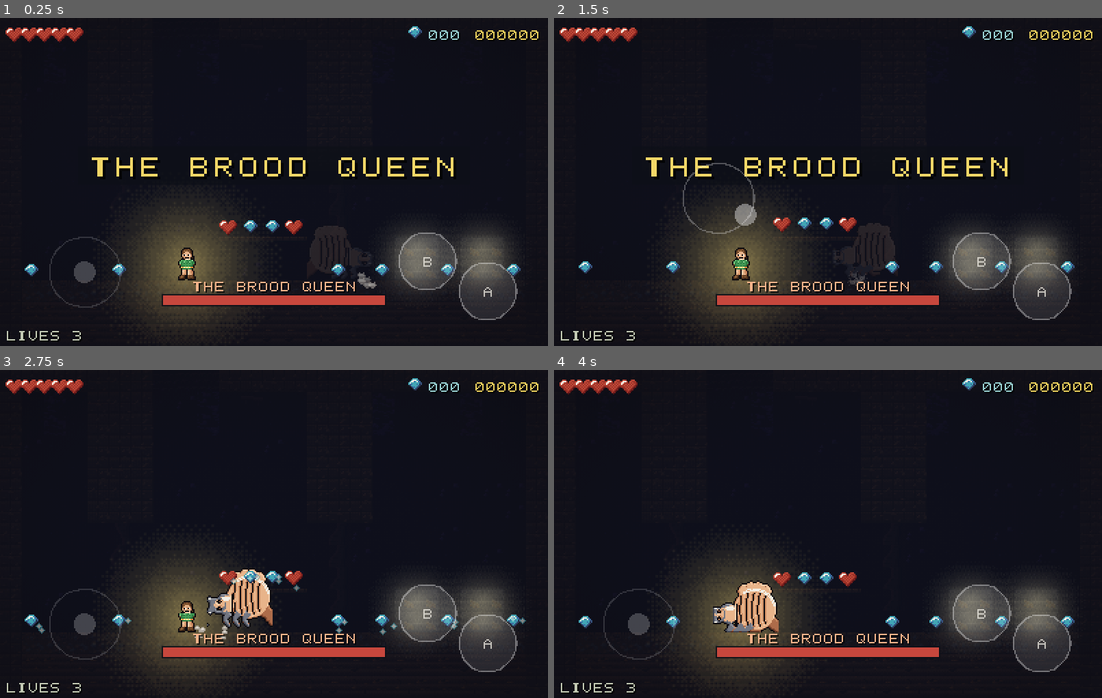
Above: before the commit, frames 1-4 (two rows, left to right).
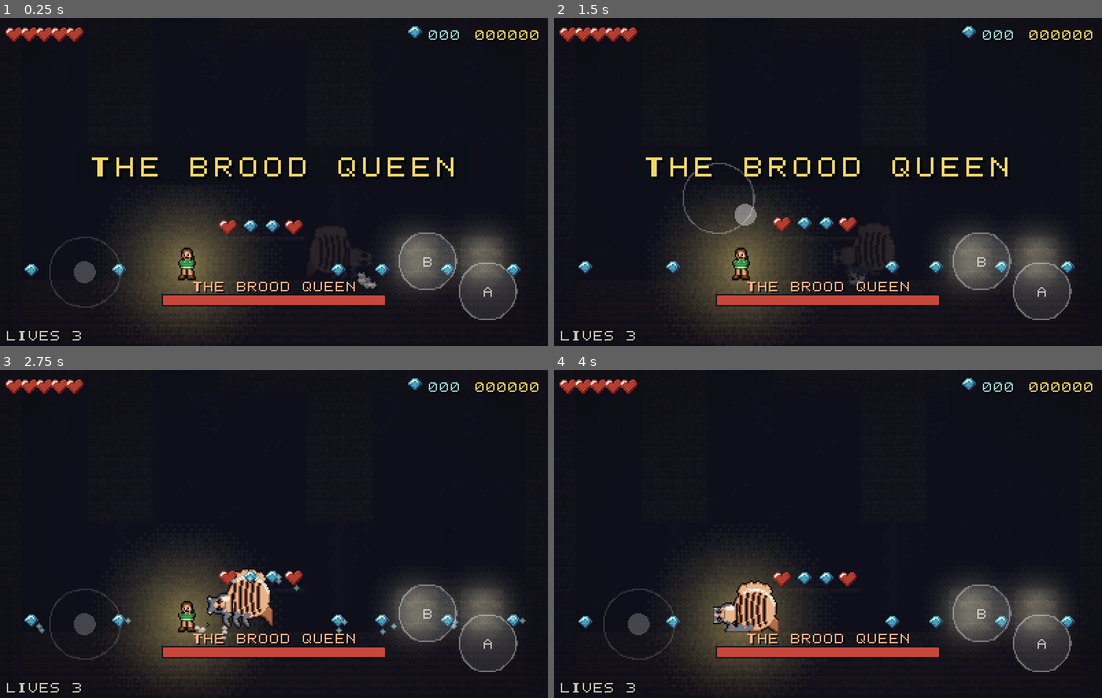
Above: after the commit, the same moments.

Repository: chhx80/kaya_of_the_canopy
Game: Godot game, scene res://tests/integration/boss_brood_queen_runner.tscn
Same seed, same stepped clock (60 frames per second), same inputs: the game is played once before the commit and once after it. This scene is started directly instead of the project's main scene.
Inputs (mouse positions are in pixels of both pictures, inside the frame that each line leads up to):
- Up to frame 1 (0.25 s): no input
- Up to frame 2 (1.5 s): tap Enter (attack) at 0.5 s; move the mouse to (948, 165) at 0.52 s; hold Right (move_right) 0.53-1.25 s; hold Enter (attack) 0.53-1.25 s; click (948, 165) at 0.67 s; tap Space (jump) at 0.77, 1.07 s; drag from (718, 198) to (800, 247) at 1.27 s
- Up to frame 3 (2.75 s): move the mouse to (328, 461) at 2.02 s; hold Left (move_left) from 2.03 s (still down); hold Enter (attack) from 2.03 s (still down)
- Up to frame 4 (4 s): release Left (move_left) at 2.75 s; release Enter (attack) at 2.75 s; drag from (800, 599) to (663, 484) at 2.77 s; move the mouse to (992, 583) at 3.52 s; hold Right (move_right) from 3.53 s (still down); hold Enter (attack) from 3.53 s (still down); tap Space (jump) at 3.77 s

The runs differ from the first frame. In frame 1, less than 0.1% of the frame differs, in the area x 32-36%, y 70-80%; in frame 2, less than 0.1%; in frame 3, 0.5%, in the area x 32-50%, y 60-80%; in frame 4, 0.4%.

Commit message:
Phase C — the beauty pass: selout, honest shadows, lit edges, five skies with weather
Every sprite sheet in the game now carries a selective outline — not a
black ring but the material's own darkest step pulled inward along the
silhouette (24,639 pixels across 16 sheets, none further than 1 px
from the ink) — and the character pops everywhere without reading as a
sticker. The new ramp audit tool scored all twelve ramps on
shadows-shift-cool / highlights-shift-warm and flagged exactly one:
stone merely darkened, and was nudged conservatively on two steps.

The autotiler lights its own edges now: +1 ramp-step top courses on
standable runs and a one-pixel ambient-occlusion row under overhangs,
skipping the six hand-capped variants via their existing rim signal.
Every world gains a near-foreground parallax plane drifting below the
action (grasses, silt, spindrift, root fringe, glass shards) plus
Bayer-banded horizon haze on the far planes; water_top gains a
sparkle-and-foam phase as four more frames of the same tile; 281
obsidian_hot finally pulses like the other worlds' heat; and faint
deterministic motes drift through four worlds (the deeps' spores
already carried the motif). Canopy sway turned out to already exist —
confirmed, not duplicated.

334 tests 0 failed, validate OK, 26/26 tapes byte-identical against
the pre-phase baseline, full itest 791 ALL PASSED twice, tide_maw gate
spot-checked twice. Before/after pairs per world read at full size;
the probe "hashes" turned out to be differential checks all along —
recorded in the CHANGELOG rather than invented.

Co-Authored-By: Claude Fable 5 <noreply@anthropic.com>

Diff:
--- a/assets/palette.json
+++ b/assets/palette.json
@@ -370,14 +370,14 @@
         131
       ],
       [
-        148,
+        154,
         152,
-        162
-      ],
-      [
-        184,
+        156
+      ],
+      [
+        194,
         188,
-        196
+        186
       ]
     ],
     "water": [
--- a/data/tile_anim.json
+++ b/data/tile_anim.json
@@ -15,7 +15,8 @@
     },
     "7": {
       "name": "water_top",
-      "frames": [0, 1, 2, 3],
+      "_note": "Phase C, docs/plan-art-motion.md: frames 8-11 are a sparkle+foam phase of the SAME wave (tools/gen_fx.py::water_sparkle_frame), not a second tile -- 'if a new tile id would be needed, do NOT add one' ruled out a shoreline-foam variant tile outright, so foam is four more frames on water_top instead. The 8-frame cycle alternates plain crest (0-3) with the glinting one (8-11), which is what makes a long run of water_top shimmer rather than just scroll.",
+      "frames": [0, 1, 2, 3, 8, 9, 10, 11],
       "fps": 6.0
     },
     "8": {
@@ -56,6 +57,11 @@
       "name": "deep_spore",
       "_note": "deep_spore. World 4's hazard, and the first one in this table that is lit from inside rather than on fi …(541 unchanged characters)…
       "tint": { "hz": 0.42, "amount": 0.1 }
+    },
+    "281": {
+      "name": "obsidian_hot",
+      "_note": "Phase C, docs/plan-art-motion.md: world 5's turn at the M4-established tint pattern (267's spore breath, 24's lava pulse) -- the one hazard tile the M4/M5 passes left un-animated. obsidian_hot is molten glass under a crust, not an open flame and not a lightless hazard either, so its pulse sits between the two it is modelled on: faster than the spore's 0.42 Hz (this is actively hot, not a slow exhale) but nowhere near the lava's 3.1 Hz (it is glass over the heat, not the heat itself) and held to 0.12 amount, under spore's headroom and well under lava's 0.16, so a whole wall of it breathes without burning through data/ambience.json's own emissive pool on the same tile.",
+      "tint": { "hz": 0.6, "amount": 0.12 }
     }
   }
 }
--- a/shots/readability.json
+++ b/shots/readability.json
@@ -1,15 +1,36 @@
 {
  "_cutoff": 28.6,
  "deeps": {
-  "fg_minus_bg_luma": 28.6,
+  "fg_minus_bg_luma": 28.5,
   "forms": {
    "bird": {
     "hole_pct": 0,
     "lost_pct": 0.0
    },
    "fish": {
-    "hole_pct": 5.0,
-    "lost_pct": 10.4
+    "hole_pct": 20.0,
+    "lost_pct": 20.7
+   },
+   "frog": {
+    "hole_pct": 0,
+    "lost_pct": 0.0
+   },
+   "human": {
+    "hole_pct": 0.9,
+    "lost_pct": 0.8
+   }
+  }
+ },
+ "heights": {
+  "fg_minus_bg_luma": 35.1,
+  "forms": {
+   "bird": {
+    "hole_pct": 0,
+    "lost_pct": 0.0
+   },
+   "fish": {
+    "hole_pct": 7.5,
+    "lost_pct": 10.7
    },
    "frog": {
     "hole_pct": 0,
@@ -21,29 +42,8 @@
    }
   }
  },
- "heights": {
-  "fg_minus_bg_luma": 35.2,
-  "forms": {
-   "bird": {
-    "hole_pct": 0,
-    "lost_pct": 0.0
-   },
-   "fish": {
-    "hole_pct": 2.5,
-    "lost_pct": 2.9
-   },
-   "frog": {
-    "hole_pct": 0,
-    "lost_pct": 0.0
-   },
-   "human": {
-    "hole_pct": 0,
-    "lost_pct": 0.0
-   }
-  }
- },
  "jungle": {
-  "fg_minus_bg_luma": 23.1,
+  "fg_minus_bg_luma": 23.0,
   "forms": {
    "bird": {
     "hole_pct": 0,
@@ -54,8 +54,8 @@
     "lost_pct": 0.7
    },
    "frog": {
-    "hole_pct": 10.4,
-    "lost_pct": 15.2
+    "hole_pct": 6.2,
+    "lost_pct": 8.3
    },
    "human": {
     "hole_pct": 1.8,
@@ -64,7 +64,7 @@
   }
  },
  "obsidian": {
-  "fg_minus_bg_luma": 20.6,
+  "fg_minus_bg_luma": 20.4,
   "forms": {
    "bird": {
     "hole_pct": 0,
@@ -96,8 +96,8 @@
     "lost_pct": 0.0
    },
    "frog": {
-    "hole_pct": 4.2,
-    "lost_pct": 4.8
+    "hole_pct": 8.3,
+    "lost_pct": 6.5
    },
    "human": {
     "hole_pct": 0.9,
@@ -106,7 +106,7 @@
   }
  },
  "sky": {
-  "fg_minus_bg_luma": 42.3,
+  "fg_minus_bg_luma": 42.2,
   "forms": {
    "bird": {
     "hole_pct": 6.9,
@@ -117,8 +117,8 @@
     "lost_pct": 0.7
    },
    "frog": {
-    "hole_pct": 6.2,
-    "lost_pct": 10.7
+    "hole_pct": 10.4,
+    "lost_pct": 7.7
    },
    "human": {
     "hole_pct": 0.9,
--- a/src/world/ambience.gd
+++ b/src/world/ambience.gd
@@ -62,6 +62,25 @@
 var lantern_rate := 1.0
 var pools: Array = []              ## Array[Pool], placed by hand
 var emissive: Dictionary = {}      ## tile id -> {colour, radius, lift}
+var motes: Dictionary = {}         ## this world's MOTE_SPECS entry, or {}
+
+## Phase C, docs/plan-art-motion.md: per-world ambient drift motes (canopy
+## pollen, ruin silt, heights spindrift, nest embers -- deeps already has its
+## own motif in the spore tiles, so it is left out here). Keyed by backdrop
+## `world`, not by level, so every level of a world gets the same treatment
+## with nothing to author per level. Deliberately not a mechanism of its own:
+## `AmbienceLayer._draw_motes()` draws these in the same additive LIGHT pass
+## the light pools already use, which is "the minimal render-only addition to
+## the ambience layer" the plan allows when no ambient-emitter mechanism
+## exists yet. "Subtle: single-digit particle counts on screen" is the brief;
+## every count below is in single digits.
+const MOTE_SPECS: Dictionary = {
+	"jungle":   {"ramp": "gold", "step": 5, "count": 6, "alpha": 0.45, "size": 1.6, "speed": 7.0},
+	"sky":      {"ramp": "gold", "step": 5, "count": 6, "alpha": 0.40, "size": 1.6, "speed": 8.0},
+	"ruins":    {"ramp": "water", "step": 5, "count": 5, "alpha": 0.38, "size": 1.4, "speed": 5.0},
+	"heights":  {"ramp": "metal", "step": 6, "count": 6, "alpha": 0.42, "size": 1.6, "speed": 15.0},
+	"obsidian": {"ramp": "ember", "step": 5, "count": 5, "alpha": 0.50, "size": 1.6, "speed": 6.0},
+}
 
 static var _ramps: Dictionary = {}
 static var _table: Dictionary = {}
@@ -180,12 +199,14 @@
 		a.darkness = 0.0
 		a.shade.a = 0.0
 		a.lantern_radius = 0.0
+		a.motes = {}
 	return a
 
 static func from_dict(level_id: String, d: Dictionary) -> Ambience:
 	var a := Ambience.new()
 	a.id = level_id
 	a.world = String(d.get("world", "jungle"))
+	a.motes = MOTE_SPECS.get(a.world, {})
 	a.air = _colour(d.get("air", {}), 0.0)
 	a.bg_tint = _tint(d.get("bg_tint", {}))
 	a.fg_tint = _tint(d.get("fg_tint", {}))
--- a/src/world/ambience_layer.gd
+++ b/src/world/ambience_layer.gd
@@ -151,9 +151,17 @@
 		if here != _lantern_px:
 			_lantern_px = here
 			queue_redraw()
-	if not _flickers and amb.lantern_flicker <= 0.0:
+	var has_motes: bool = not amb.motes.is_empty()
+	if not _flickers and amb.lantern_flicker <= 0.0 and not has_motes:
 		return
 	_t += delta
+	if has_motes:
+		# Motes drift continuously, not in flicker's quantised steps -- a
+		# handful of extra redraws a frame is the whole cost (single-digit
+		# particle counts, no texture beyond a filled rect), and it is what
+		# keeps the drift smooth rather than stepping once every 1/16 s.
+		queue_redraw()
+		return
 	# Quantised: a flicker that redraws on every frame costs more than the
 	# lights do. Sixteen steps is finer than the eye reads at this scale.
 	var ph := int(_t * 16.0)
@@ -202,3 +210,28 @@
 					c.a *= 1.0 - p.flicker * (0.5 + 0.5 * sin(_t * TAU * p.rate))
 				draw_texture_rect(_pool_tex,
 					Rect2((p.pos - p.half).round(), p.half * 2.0), false, c)
+			_draw_motes()
+
+## Phase C, docs/plan-art-motion.md: a handful of ambient drift specks, one
+## recipe per backdrop world (Ambience.MOTE_SPECS). Screen-space and purely a
+## function of `_t` and the mote's own index -- no RNG, nothing read from the
+## world or the player -- so this never becomes a second source of truth for
+## anything a replay tape could disagree with; it is drawn, and nothing reads
+## it back. Additive, like the pools it is drawn beside, which is why a speck
+## of pollen or an ember reads as light rather than as a sprite pasted on.
+func _draw_motes() -> void:
+	var spec: Dictionary = amb.motes
+	if spec.is_empty() or _pool_tex == null:
+		return
+	var n := int(spec.get("count", 0))
+	var sz: float = float(spec.get("size", 1.5))
+	var spd: float = float(spec.get("speed", 8.0))
+	var col := Ambience.ramp_colour(String(spec.get("ramp", "gold")), int(spec.get("step", 5)))
+	col.a = float(spec.get("alpha", 0.4))
+	for i in n:
+		var seed := float(i) * 91.7
+		var wx := view.size.x + sz * 4.0
+		var px := fmod(seed * 13.0 + _t * spd * (0.6 + 0.08 * float(i % 3)), wx) - sz * 2.0
+		var py := fmod(seed * 37.0 + sin(_t * 0.5 + seed) * 10.0, view.size.y)
+		var at := (view.position + Vector2(px, py)).round()
+		draw_rect(Rect2(at, Vector2(sz, sz)), col)
--- a/src/world/level.gd
+++ b/src/world/level.gd
@@ -10,6 +10,12 @@
 const PARALLAX_SKY := 0.10
 const PARALLAX_FAR := 0.28
 const PARALLAX_NEAR := 0.58
+## Phase C, docs/plan-art-motion.md: the near-foreground plane -- closer than
+## "near", so it scrolls closer to the rate the tiles themselves do. Optional
+## per world (bg_<world>_fg.png; see ParallaxBg's missing-art fallback) and
+## drawn in front of the tiles and the light pools but behind every entity —
+## see where BgFg is inserted in _ready().
+const PARALLAX_FG := 0.82
 
 ## Entity types of the form `enemy_<id>` are dispatched to
 ## res://src/enemies/<id>.gd. The ids are listed rather than globbed off the
@@ -32,6 +38,8 @@
 ## three ambience layers have to be inserted at exact depths between nodes that
 ## are already there.
 var bg_sky: ParallaxBg = null
+## Phase C's near-foreground plane. Also built in code: see _ready().
+var bg_fg: ParallaxBg = null
 var air: AmbienceLayer = null
 var shade: AmbienceLayer = null
 var lights: AmbienceLayer = null
@@ -54,6 +62,15 @@
 	air = _make_layer("Air", AmbienceLayer.Role.AIR, bg_near.get_index() + 1)
 	shade = _make_layer("Shade", AmbienceLayer.Role.SHADE, tiles_fg.get_index() + 1)
 	lights = _make_layer("Lights", AmbienceLayer.Role.LIGHT, shade.get_index() + 1)
+	# Added last and moved explicitly to sit right where Entities currently
+	# is: that pushes Entities (and Particles, Camera) one slot later, so BgFg
+	# ends up drawn over the tiles, the vignette and the light pools, and
+	# still strictly behind every entity -- "drifting past below the action",
+	# never over it.
+	bg_fg = ParallaxBg.new()
+	bg_fg.name = "BgFg"
+	add_child(bg_fg)
+	move_child(bg_fg, entities.get_index())
 
 func _make_layer(n: String, role: AmbienceLayer.Role, at: int) -> AmbienceLayer:
 	var l := AmbienceLayer.new()
@@ -69,7 +86,7 @@
 	amb = Ambience.for_level(def.id)
 	var planes := {
 		bg_sky: ["sky", PARALLAX_SKY], bg_far: ["far", PARALLAX_FAR],
-		bg_near: ["near", PARALLAX_NEAR],
+		bg_near: ["near", PARALLAX_NEAR], bg_fg: ["fg", PARALLAX_FG],
 	}
 	for node: ParallaxBg in planes.keys():
 		var spec: Array = planes[node]
Binary file changed: assets/sprites/bg_deeps_far.png
Binary file added: assets/sprites/bg_deeps_fg.png
Not shown, added: assets/sprites/bg_deeps_fg.png.import
Binary file changed: assets/sprites/bg_heights_far.png
Binary file added: assets/sprites/bg_heights_fg.png
Not shown, added: assets/sprites/bg_heights_fg.png.import
Binary file changed: assets/sprites/bg_jungle_far.png
Binary file added: assets/sprites/bg_jungle_fg.png
Not shown, added: assets/sprites/bg_jungle_fg.png.import
Binary file changed: assets/sprites/bg_obsidian_far.png
Binary file added: assets/sprites/bg_obsidian_fg.png
Not shown, added: assets/sprites/bg_obsidian_fg.png.import
(and 91 more such lines)
